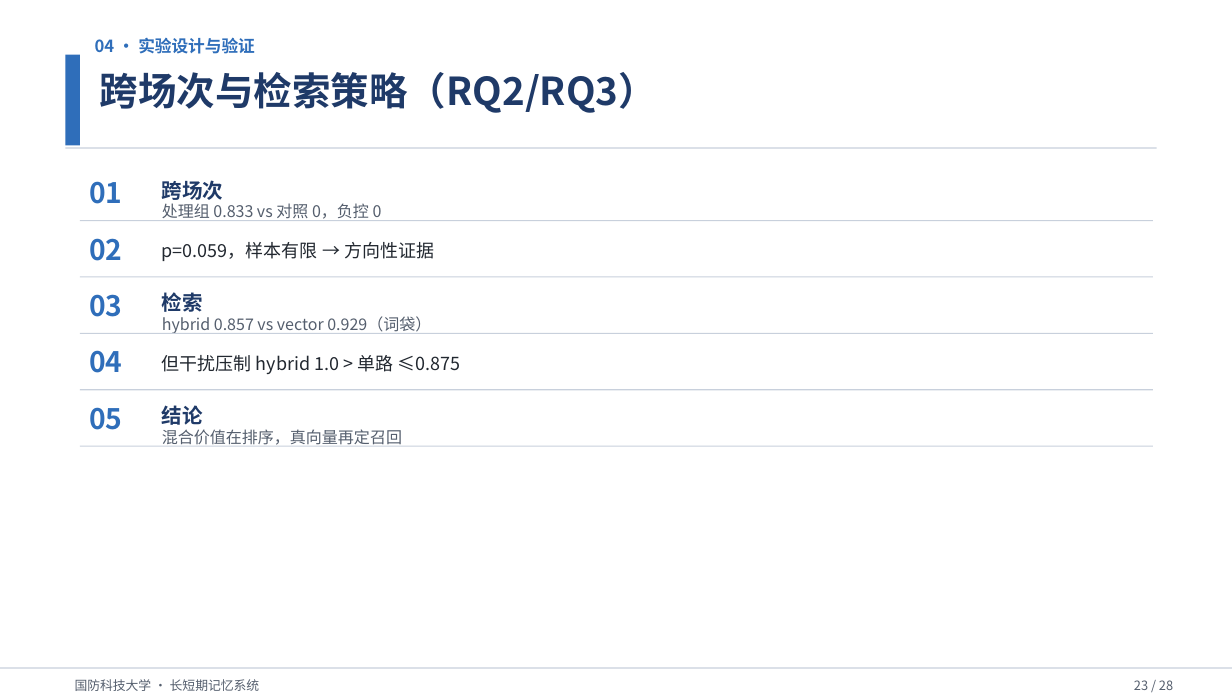
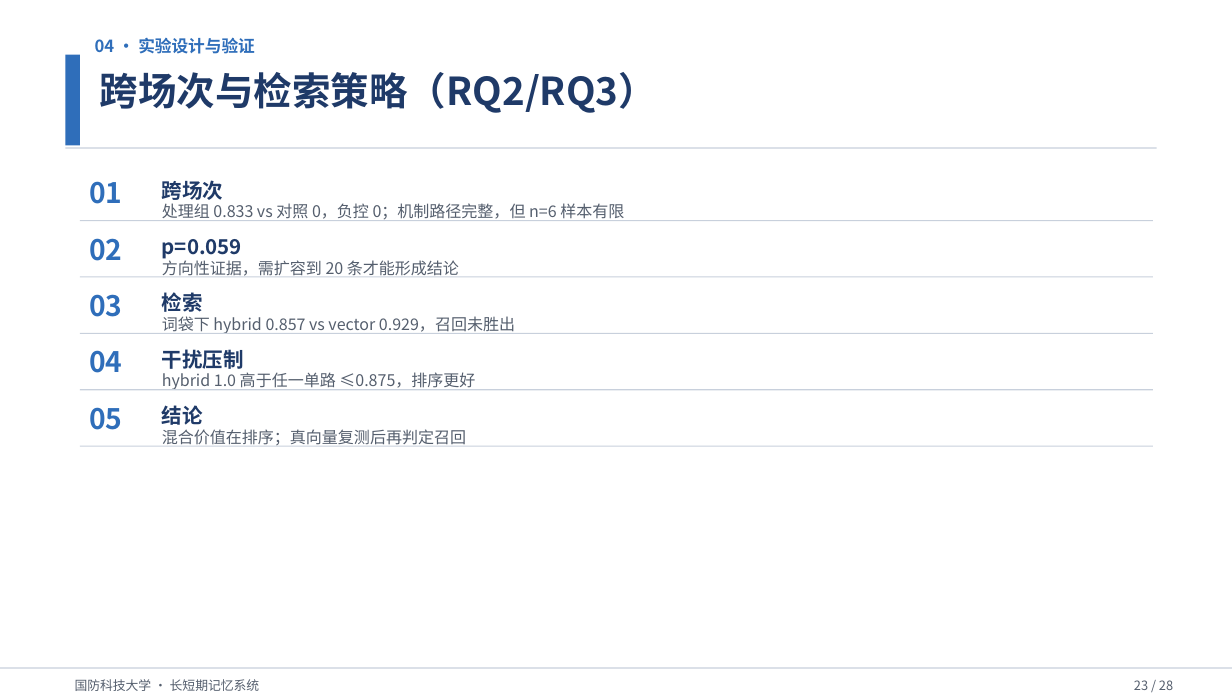
Before and after one commit to Outer-nebula-observer/yz-03, a slide deck: slide 23 of 汇报PPT/最终汇报成果.pptx. Drawn at 1232x693 pixels with LibreOffice and Linux fonts; fonts in the diff are those of the drawing. Boxes give left, top, right and bottom in pixels: in the first picture for what was removed or moved away, otherwise in the second. Text is boxed around its words. In the diff, an @@ line names an element or a change of style, - is before the commit and + after.

```diff
--- a/汇报PPT/最终汇报成果.pptx
+++ b/汇报PPT/最终汇报成果.pptx
@@ text at (x1=162, y1=203, x2=624, y2=221): text changed @@
-处理组 0.833 vs 对照 0，负控 0
+处理组 0.833 vs 对照 0，负控 0；机制路径完整，但 n=6 样本有限
@@ text at (x1=162, y1=239, x2=242, y2=259): text changed; size 14 to 16 pt; text colour #222830 to #1F3A68; bold on @@
-p=0.059，样本有限 → 方向性证据
+p=0.059
@@ text added at (x1=162, y1=257, x2=459, y2=276), 12.5 pt, text #555F6E @@
+方向性证据，需扩容到 20 条才能形成结论
@@ text at (x1=162, y1=316, x2=515, y2=334): text changed @@
-hybrid 0.857 vs vector 0.929（词袋）
+词袋下 hybrid 0.857 vs vector 0.929，召回未胜出
@@ text added at (x1=162, y1=349, x2=244, y2=369), 16 pt, text #1F3A68, bold @@
+干扰压制
@@ text at (x1=162, y1=372, x2=475, y2=390): text changed; size 14 to 12.5 pt; text colour #222830 to #555F6E @@
-但干扰压制 hybrid 1.0 > 单路 ≤0.875
+hybrid 1.0 高于任一单路 ≤0.875，排序更好
@@ text at (x1=162, y1=429, x2=466, y2=446): text changed @@
-混合价值在排序，真向量再定召回
+混合价值在排序；真向量复测后再判定召回
```
Also in this commit, not shown: 10 other slides changed, 2 other files.
